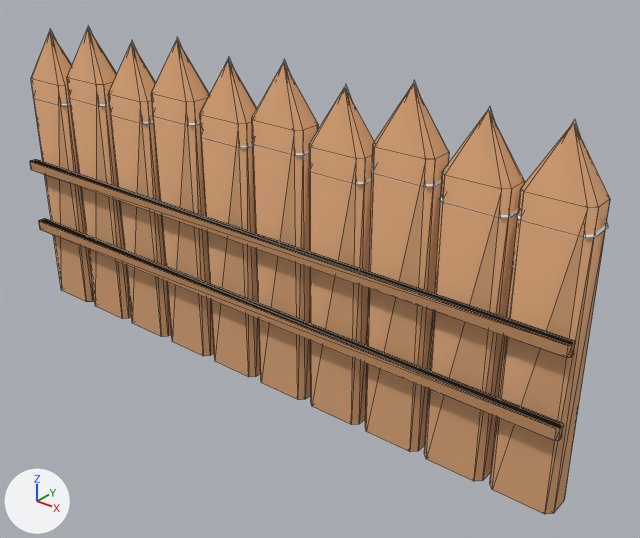
A saved change to the OBJ model HavenlineGodot/assets/t03_boundary_v2/fence_panel.obj.
The view is the same before and after, from a camera (50 mm lens) standing at (2.38, -2.57, 2.23) and looking at (0.26, 0.08, 0.59). The axes (+X, +Y, +Z) are drawn at lower left. The lights are the same throughout. The older version comes first. Mesh edges are drawn as thin lines. Where no turn or scale is listed for an object, it has been applied to the vertices. Vertices at exactly the same position are counted once.

Names of what the first picture shows: 'fence_panel'.
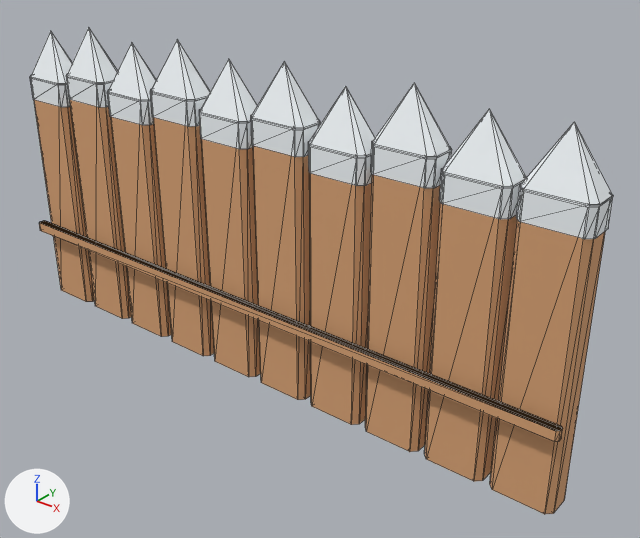
The change in detail:
me_fence_panel is used by ob_fence_panel; location (0.0, 0.0, 0.0).
me_fence_panel had 292 vertices, 496 faces and spanned x -1.47..1.47, y -0.13..0.08, z 0.0..1.49.
me_fence_panel now has 426 vertices, 668 faces and spans x -1.47..1.47, y -0.13..0.08, z 0.0..1.48.
me_fence_panel part 1: the loose piece of 16 vertices spanning x -1.47..1.47, y -0.13..-0.09, z 0.38..0.43 is moved by (0.0, 0.0, -0.01), in mat_timber (beige #daa476).
me_fence_panel part 2: the loose piece of 9 vertices spanning x 0.6..0.88, y -0.07..0.08, z 1.14..1.49 is rebuilt with 16 vertices and now spans x 0.6..0.88, y -0.07..0.08, z 1.13..1.25.
me_fence_panel part 3: the loose piece of 9 vertices spanning x 0.01..0.28, y -0.07..0.08, z 1.13..1.48 is rebuilt with 16 vertices and now spans x 0.01..0.28, y -0.07..0.08, z 1.12..1.24.
me_fence_panel part 4: the loose piece of 9 vertices spanning x -0.58..-0.31, y -0.07..0.08, z 1.14..1.49 is rebuilt with 16 vertices and now spans x -0.58..-0.31, y -0.07..0.08, z 1.13..1.25.
me_fence_panel part 5: the loose piece of 16 vertices spanning x -1.47..1.47, y -0.13..-0.09, z 0.71..0.75 is deleted.
Part 6, on me_fence_panel:
7 vertices are removed from x -1.33..1.33, y 0.0, z 1.41..1.47.
136 faces are deleted.
44 vertices are added at x -1.19..1.47, y -0.07..0.08, z 1.17..1.25.
56 new vertices lie (0.0, 0.0, 0.11) away from vertices in x -1.47..1.47, y -0.07..0.08, z 1.07..1.12.
6 new vertices lie (0.11, 0.08, -0.23) away from vertices in x -1.33..1.33, y 0.0, z 1.4..1.48.
6 new vertices lie (0.11, -0.07, -0.23) away from vertices in x -1.33..1.33, y 0.0, z 1.4..1.48.
6 new vertices lie (-0.22, 0.0, 0.0) away from vertices in x -1.22..1.44, y -0.07..0.08, z 1.17..1.25.
6 new vertices lie (-0.14, -0.05, -0.23) away from vertices in x -1.33..1.33, y 0.0, z 1.4..1.48.
6 new vertices lie (-0.14, 0.05, -0.23) away from vertices in x -1.33..1.33, y 0.0, z 1.4..1.48.
6 new vertices lie (-0.23, 0.0, 0.0) away from vertices in x -0.92..0.26, y -0.07..0.08, z 1.23..1.25.
276 new faces join them, mat_snow (white #f7fcff).
me_fence_panel no longer uses material mat_timber_dark (orange #c28e61).

Changed parts and their boxes (x1, y1, x2, y2) in the pictures (640 x 538 px; the box of a moved part takes in the faces that stretch with it):
'fence_panel', reshaped: before (30, 25, 610, 514); after (30, 27, 613, 514)
part 1 of me_fence_panel, moved or reshaped: before (39, 219, 563, 441); after (39, 221, 563, 442)
part 2 of me_fence_panel, rebuilt: before (371, 80, 442, 187); after (371, 141, 452, 188)
part 3 of me_fence_panel, rebuilt: before (252, 59, 309, 156); after (251, 115, 320, 157)
part 4 of me_fence_panel, rebuilt: before (154, 37, 201, 125); after (150, 90, 207, 127)
part 5 of me_fence_panel, deleted: before (30, 159, 575, 358)
part 6 of me_fence_panel, built on: before (31, 25, 610, 238); after (30, 27, 613, 239)
